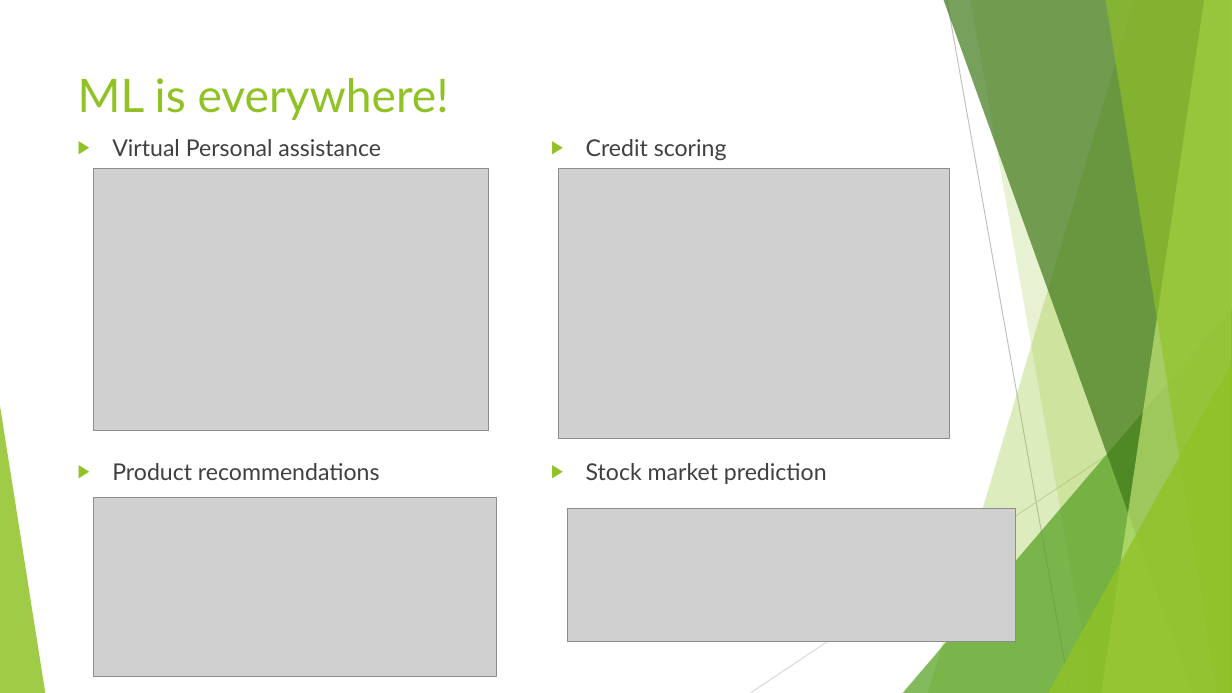
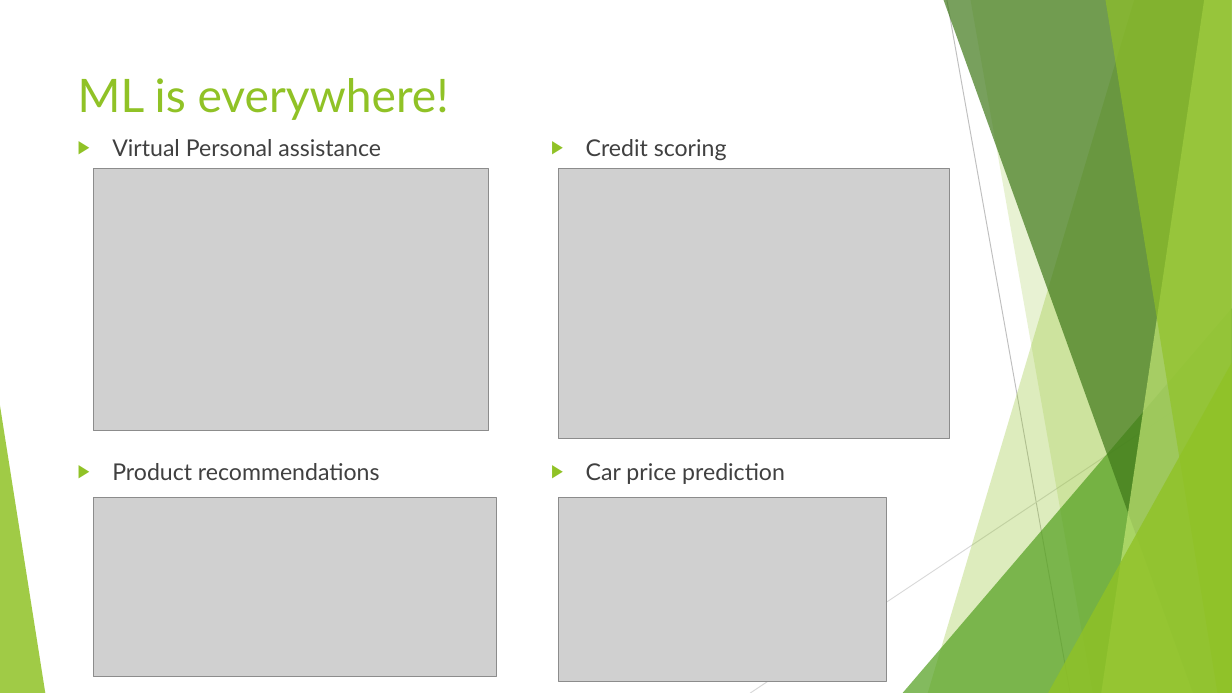
Before and after one commit to rolling-scopes-school/ml-intro, a slide deck: slide 5 of 0_prerequisites/Welcome presentation.pptx (slide 4 before the commit). Drawn at 1232x693 pixels with LibreOffice and Linux fonts; fonts in the diff are those of the drawing; grey boxes stand for pictures. Boxes give left, top, right and bottom in pixels: in the first picture for what was removed or moved away, otherwise in the second. Text is boxed around its words. In the diff, an @@ line names an element or a change of style, - is before the commit and + after.

```diff
--- a/0_prerequisites/Welcome presentation.pptx
+++ b/0_prerequisites/Welcome presentation.pptx
@@ text at (x1=586, y1=463, x2=785, y2=484): text changed @@
-▶ Stock market prediction
+▶ Car price prediction
@@ picture resized from (x1=568, y1=508, x2=1016, y2=641) to (x1=559, y1=498, x2=886, y2=682) @@
```
Also in this commit, not shown: 2 other slides changed, 1 slide added.
